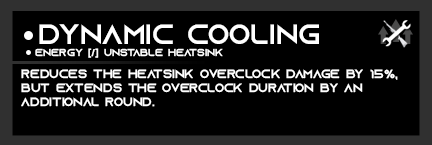
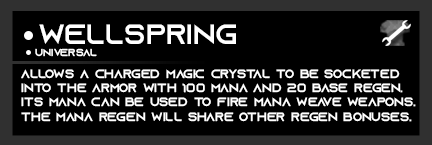
Layers edited between the first and the second 432 x 145 image:
painted on "Mod Name" over 39, 24, 319, 44
painted on "Socket Compatibility" over 35, 48, 223, 58
painted on "Description" over 21, 69, 416, 122
showed "Armor" (2nd of 2, in "Front" › "Mod Type") over 380, 20, 413, 48
hid "Boost Weapon" over 378, 19, 413, 48